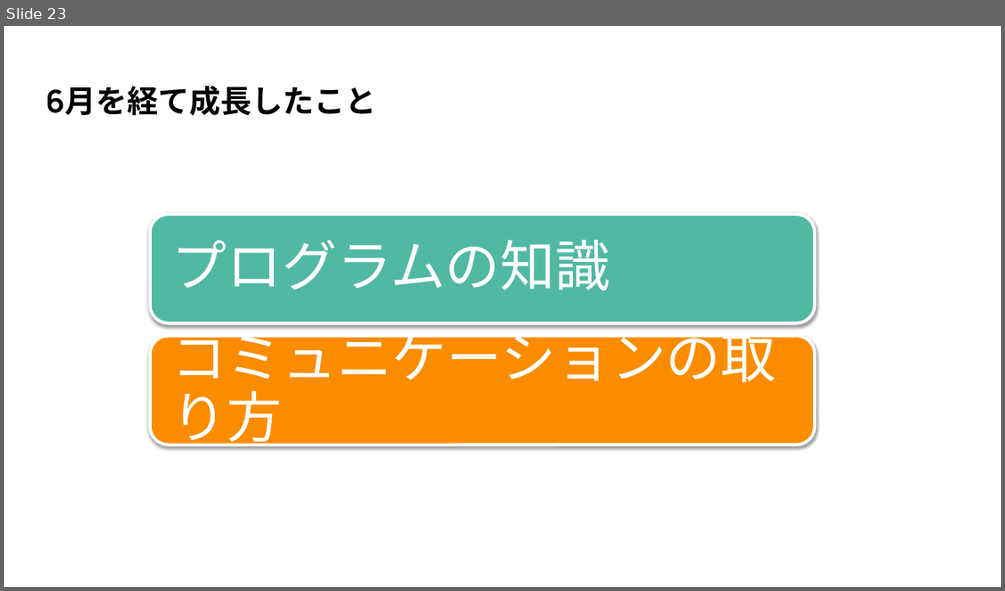
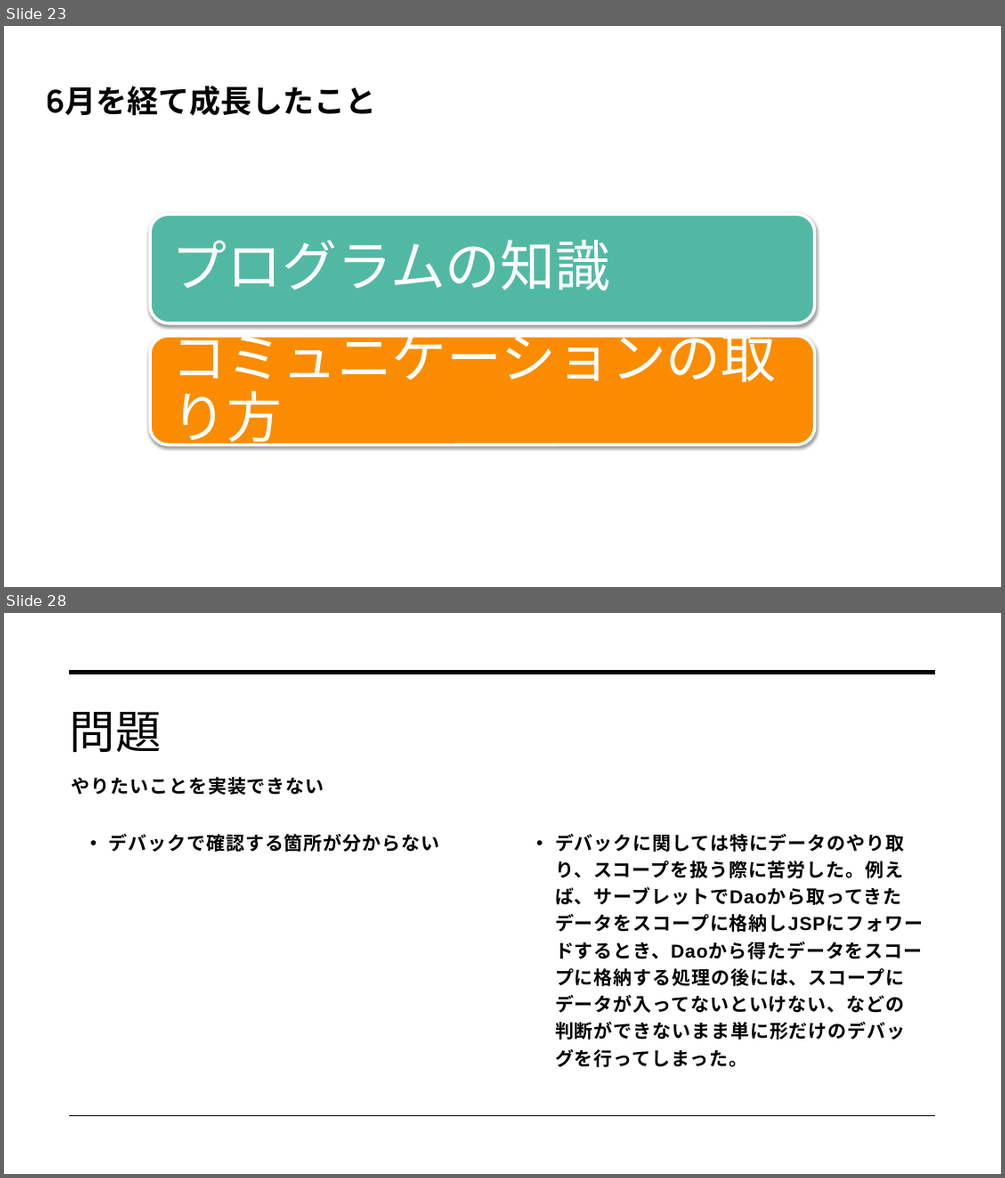
Before and after one commit to dojo2022/C-3, a slide deck: C-3_配布資料/0630_C3_発表資料.pptx. Shown one above the other, each under a label of ours: slide 23 before the commit, slides 23 and 28 after it; the slides between them are not shown. The pictures are 1005x591 and 1005x1178 pixels, drawn with LibreOffice and Linux fonts; fonts in the diff are those of the drawing. Boxes give left, top, right and bottom in pixels: in the first picture for what was removed or moved away, otherwise in the second. Text is boxed around its words. In the diff, an @@ line names an element or a change of style, - is before the commit and + after.

```diff
--- a/C-3_配布資料/0630_C3_発表資料.pptx
+++ b/C-3_配布資料/0630_C3_発表資料.pptx
@@ slide 28 added at bbox=[4, 613, 1001, 1174], background #FFFFFF @@
@@ line added from (70, 672) to (936, 672), #000000 3.5 pt @@
@@ title added at bbox=[69, 712, 162, 752], 44 pt, text #000000 @@
+問題
@@ text added at bbox=[72, 777, 324, 795], 18 pt, text #000000, bold @@
+やりたいことを実装できない
@@ text added at bbox=[109, 834, 439, 852], 18 pt, text #000000, bold @@
+• デバックで確認する箇所が分からない
@@ text added at bbox=[555, 834, 922, 1067], 18 pt, text #000000, bold @@
+• デバックに関しては特にデータのやり取り、スコープを扱う際に苦労した。例えば、サーブレットでDaoから取ってきたデータをスコープに格納しJSPにフォワードするとき、Daoから得たデータをスコープに格納する処理の後には、スコープにデータが入ってないといけない、などの判断ができないまま単に形だけのデバッグを行ってしまった。
@@ line added from (70, 1116) to (936, 1116), #000000 1 pt @@
```
Also in this commit, not shown: 5 other slides added.
